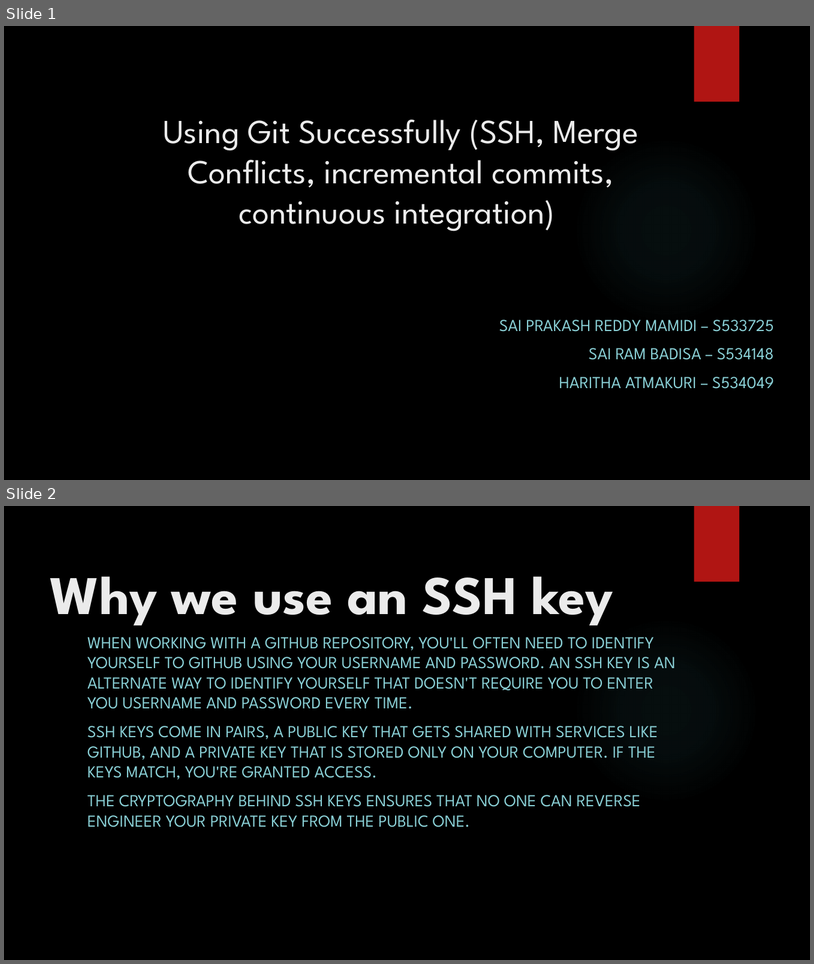
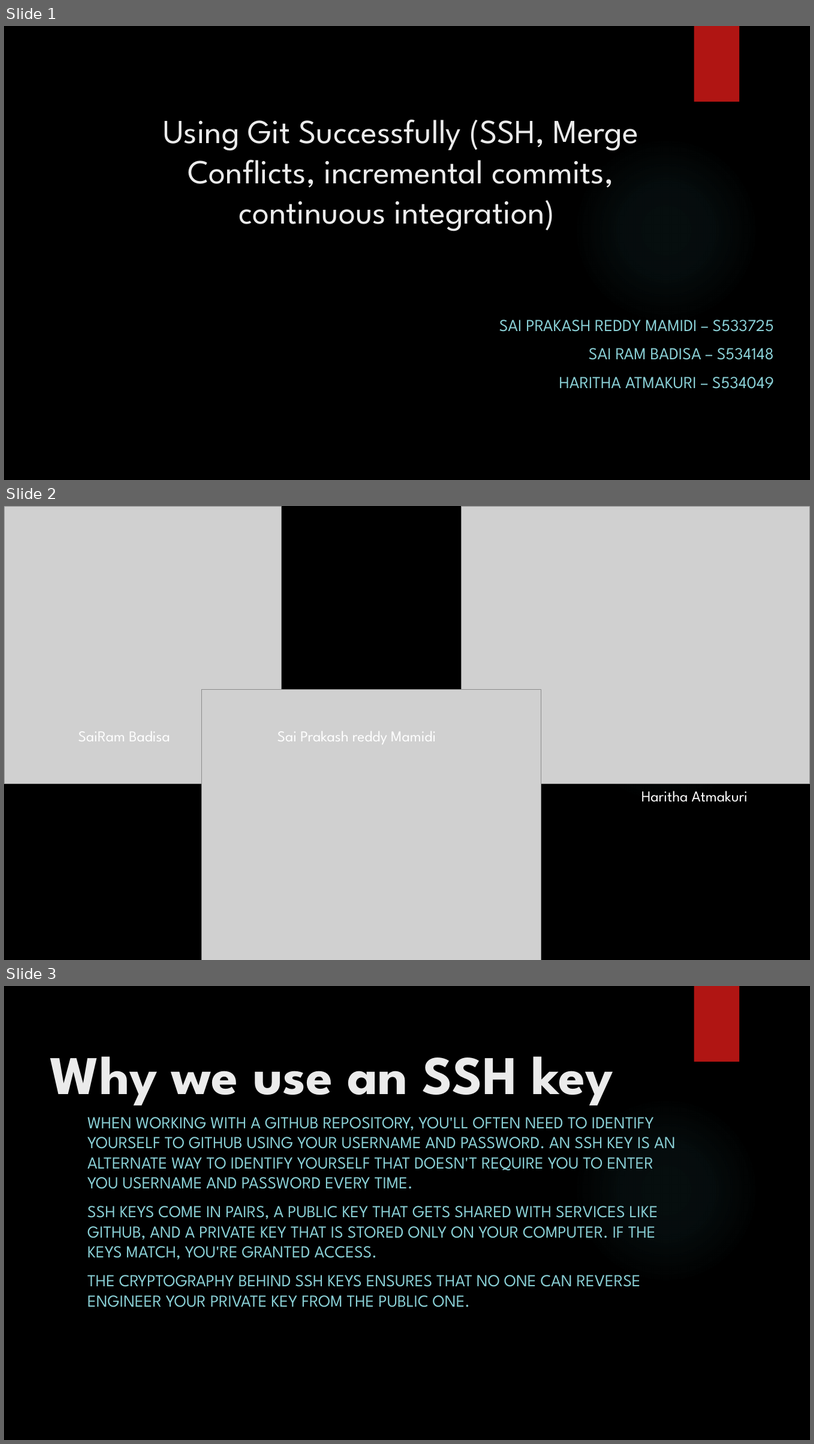
Before and after one commit to prakashreddy-97/dotNet-Proj1, a slide deck: Dotnet.pptx. Shown one above the other, each under a label of ours: slides 1 and 2 before the commit, slides 1, 2 and 3 after it. The pictures are 814x964 and 814x1444 pixels, drawn with LibreOffice and Linux fonts; fonts in the diff are those of the drawing; grey boxes stand for pictures; background and template pictures are left out. Boxes give left, top, right and bottom in pixels: in the first picture for what was removed or moved away, otherwise in the second. Text is boxed around its words. In the diff, an @@ line names an element or a change of style, - is before the commit and + after.

Commit message:
final Commit

```diff
--- a/Dotnet.pptx
+++ b/Dotnet.pptx
@@ slide 2 added at <box>4,506,810,960</box>, background picture (left out); not listed: 2 template elements that a slide beside it also shows @@
@@ picture added at <box>4,506,282,784</box> @@
@@ picture added at <box>461,506,810,784</box> @@
@@ picture added at <box>201,690,541,960</box> @@
@@ text added at <box>78,731,170,741</box>, 18 pt, text #FFFFFF @@
+SaiRam Badisa
@@ text added at <box>278,731,436,744</box>, 18 pt, text #FFFFFF @@
+Sai Prakash reddy Mamidi
@@ text added at <box>642,790,748,802</box>, 18 pt, text #FFFFFF @@
+Haritha Atmakuri
@@ what was slide 2 is now slide 3 @@
```
Also in this commit, not shown: 2 slides changed.
